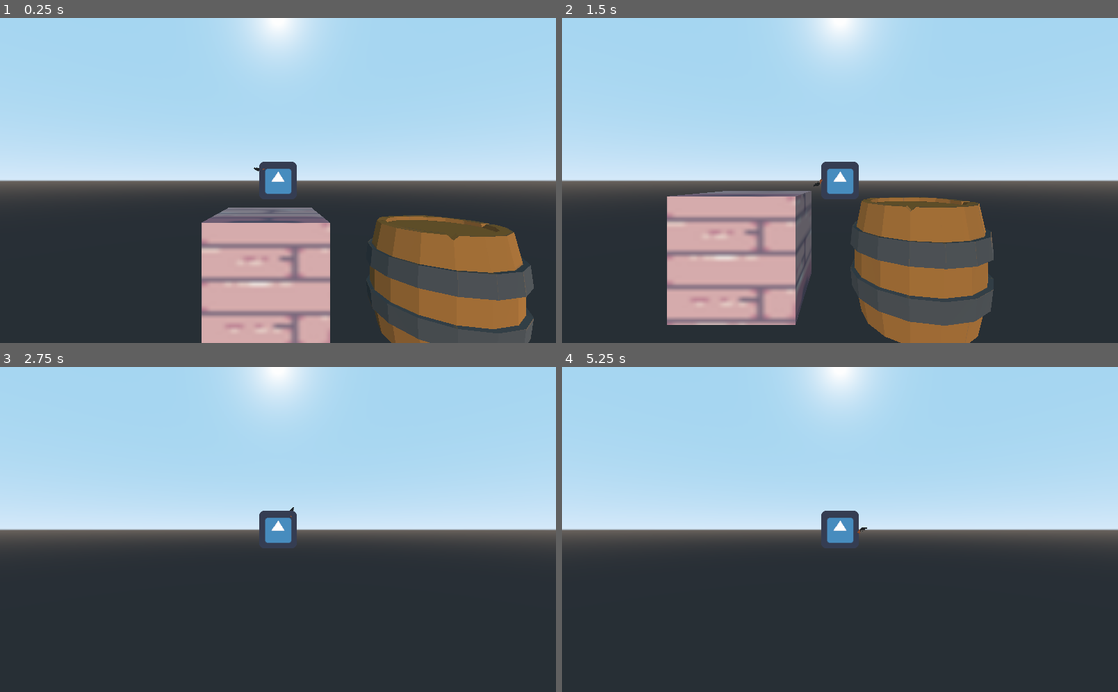
Above: before the commit, frames 1-4 (two rows, left to right).
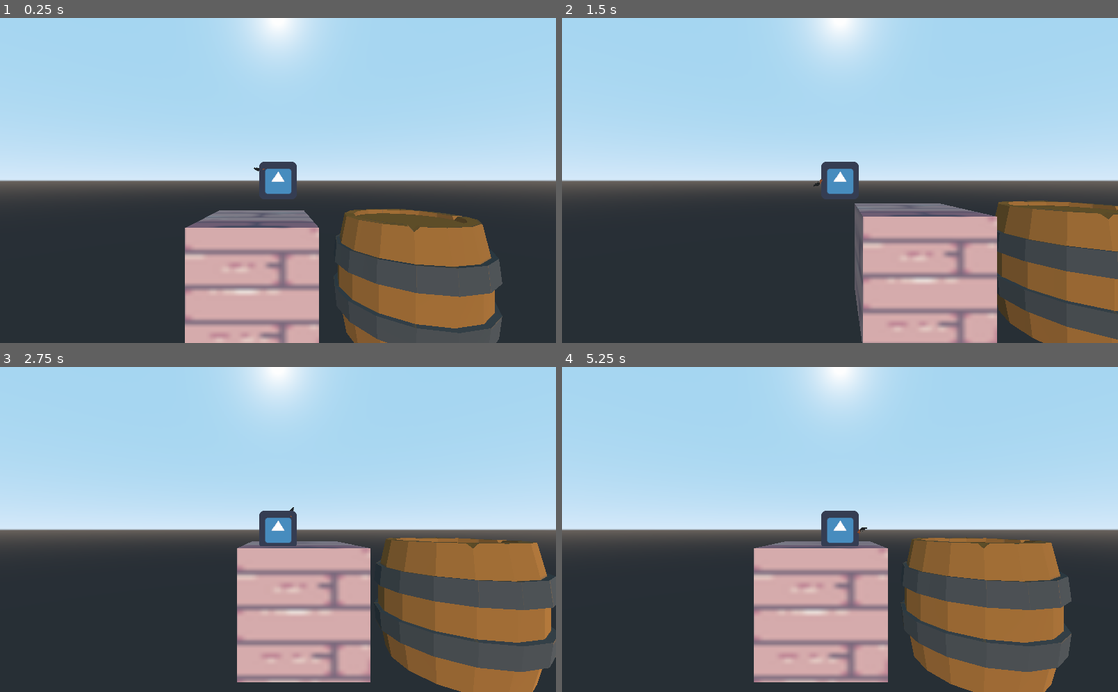
Above: after the commit, the same moments.

Repository: malva28/gun_dash_game
Game: Godot game, scene res://scenes/main.tscn
The game is run twice, just before and just after one commit, with the same random seed, the same clock (stepped at 60 frames per second) and the same inputs. The engine's default icon, where the game draws it, is replaced by a stand-in: a white triangle on a blue panel in a dark square.
Inputs (mouse positions are in pixels of both pictures, inside the frame that each line leads up to):
- Up to frame 1 (0.25 s): no input
- Up to frame 2 (1.5 s): move the mouse to (962, 164) at 0.52 s; hold D (move_right) 0.53-1.28 s; click (962, 164) at 0.6 s; tap Space (jump) at 0.77 s; move the mouse to (728, 196) at 1.27 s; hold A (move_left) from 1.28 s (still down); click (728, 196) at 1.35 s
- Up to frame 3 (2.75 s): tap Space (jump) at 1.52 s; move the mouse to (333, 458) at 2.02 s; release A (move_left) at 2.03 s; hold D (move_right) from 2.03 s (still down); click (333, 458) at 2.1 s
- Up to frame 4 (5.25 s): move the mouse to (812, 594) at 2.77 s; click (812, 594) at 2.85 s; tap Space (jump) at 3.02, 3.77, 4.52 s; move the mouse to (1006, 578) at 3.52 s; release D (move_right) at 3.53 s; hold A (move_left) from 3.53 s (still down); click (1006, 578) at 3.6 s; move the mouse to (673, 480) at 4.27 s; click (673, 480) at 4.35 s; move the mouse to (867, 529) at 5.02 s; click (867, 529) at 5.1 s

The runs differ from the first frame. In frame 1, 12% of the frame differs, in the area x 33-96%, y 58-100%; in frame 2, 29%, in the area x 18-100%, y 53-100%; in frame 3, 22%; in frame 4, 21%.

Commit message:
fisica de personaje al disparar

Diff:
--- a/project.godot
+++ b/project.godot
@@ -49,6 +49,11 @@
 "events": [ Object(InputEventKey,"resource_local_to_scene":false,"resource_name":"","device":0,"alt":false,"shift":false,"control":false,"meta":false,"command":false,"pressed":false,"scancode":0,"physical_scancode":32,"unicode":0,"echo":false,"script":null)
  ]
 }
+Disparo={
+"deadzone": 0.5,
+"events": [ Object(InputEventMouseButton,"resource_local_to_scene":false,"resource_name":"","device":0,"alt":false,"shift":false,"control":false,"meta":false,"command":false,"button_mask":0,"position":Vector2( 0, 0 ),"global_position":Vector2( 0, 0 ),"factor":1.0,"button_index":1,"pressed":false,"doubleclick":false,"script":null)
+ ]
+}
 
 [physics]
 
--- a/scenes/main.tscn
+++ b/scenes/main.tscn
@@ -14,7 +14,7 @@
 [node name="Spatial" type="Spatial"]
 
 [node name="MainChara" parent="." instance=ExtResource( 1 )]
-transform = Transform( 1, 0, 0, 0, 1, 0, 0, 0, 1, -0.45245, -0.288546, -3.56935 )
+transform = Transform( 1, 0, 0, 0, 1, 0, 0, 0, 1, -0.257282, -0.236335, -3.70847 )
 
 [node name="DirectionalLight" type="DirectionalLight" parent="."]
 transform = Transform( 1, 0, 0, 0, 1, 0, 0, 0, 1, -4.15268, 2.45198, -0.637196 )
@@ -33,4 +33,4 @@
 material/0 = SubResource( 3 )
 
 [node name="barrel" parent="." instance=ExtResource( 3 )]
-transform = Transform( 1, 0, 0, 0, 1, 0, 0, 0, 1, 2.43976, -2.25417, -3.81467 )
+transform = Transform( 1, 0, 0, 0, 1, 0, 0, 0, 1, 1.91724, -2.02237, -3.68901 )
--- a/scenes/main_chara.gd
+++ b/scenes/main_chara.gd
@@ -3,6 +3,7 @@
 var velocity = Vector3()
 
 const  ACCELERATION = 10
+const SHOOT_ACCEL = 7
 const SPEED = 2
 const JUMP_SPEED = 2
 const GRAVITY = 0.1
@@ -41,6 +42,7 @@
 	if is_on_floor() and Input.is_action_just_pressed("jump"):
 		velocity.y = +JUMP_SPEED
 
+
 	var mouse_pos_viewport = get_viewport().get_mouse_position()
 	var adjusted_pos = camera.project_position(mouse_pos_viewport, z_distance)
 
@@ -48,4 +50,15 @@
 	var chara_pos = Vector2(transform.origin.x, transform.origin.y)
 
 	var angle = (mouse_pos - chara_pos).angle()
+	var shoot_momentum = _shoot_process(angle)
+
 	arm.rotation = Vector3(0,0, angle)
+	if Input.is_action_just_pressed("Disparo"):
+		velocity.x = +shoot_momentum.x
+		velocity.y = +shoot_momentum.y
+
+
+func _shoot_process(angle):
+	var y_movement = -1 * SHOOT_ACCEL * sin(angle)
+	var x_movement = -1 * SHOOT_ACCEL * cos(angle)
+	return Vector2(x_movement, y_movement)
